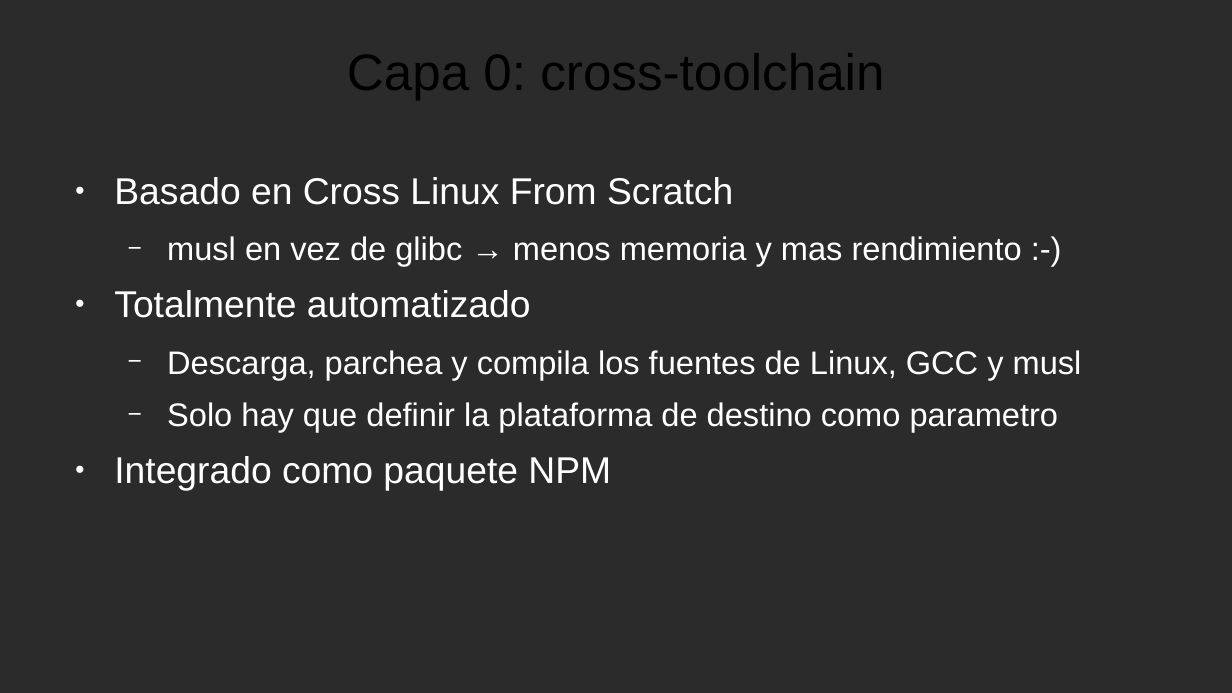
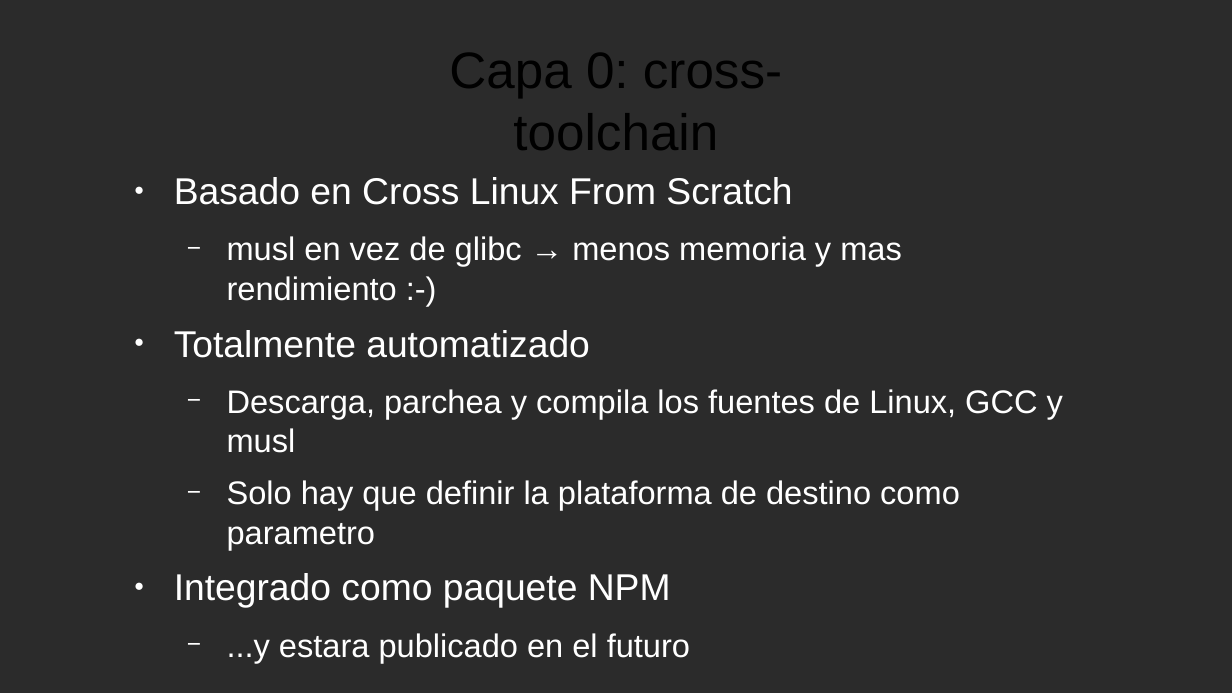
Before and after one commit to NodeOS/NodeOS, a slide deck: slide 8 of doc/NodeOS.odp (slide 9 before the commit). Drawn at 1232x693 pixels with LibreOffice and Linux fonts; fonts in the diff are those of the drawing; background and template pictures are left out; a plain dark background stands for a picture behind light text. Boxes give left, top, right and bottom in pixels: in the first picture for what was removed or moved away, otherwise in the second. Text is boxed around its words. In the diff, an @@ line names an element or a change of style, - is before the commit and + after.

```diff
--- a/doc/NodeOS.odp
+++ b/doc/NodeOS.odp
@@ title "Capa 0: cross-toolchain" rewrapped from (x1=347, y1=53, x2=884, y2=100) to (x1=449, y1=53, x2=782, y2=150) @@
@@ text "Basado en Cross Linux From ..." moved from (x1=114, y1=177, x2=1082, y2=491) to (x1=174, y1=177, x2=1063, y2=663) @@
@@ text at (x1=227, y1=633, x2=690, y2=663): paragraph added @@
+  − ...y estara publicado en el futuro
```
Also in this commit, not shown: 16 other slides changed, 1 slide removed, 1 other file.
